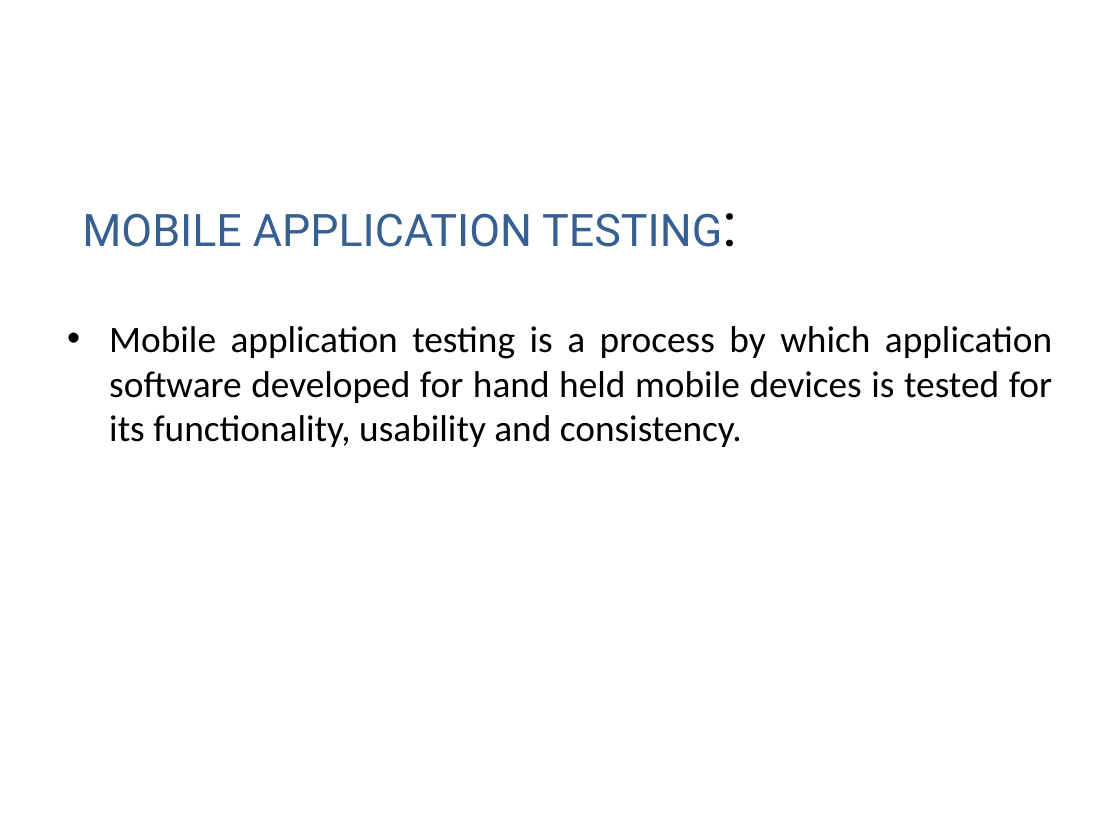
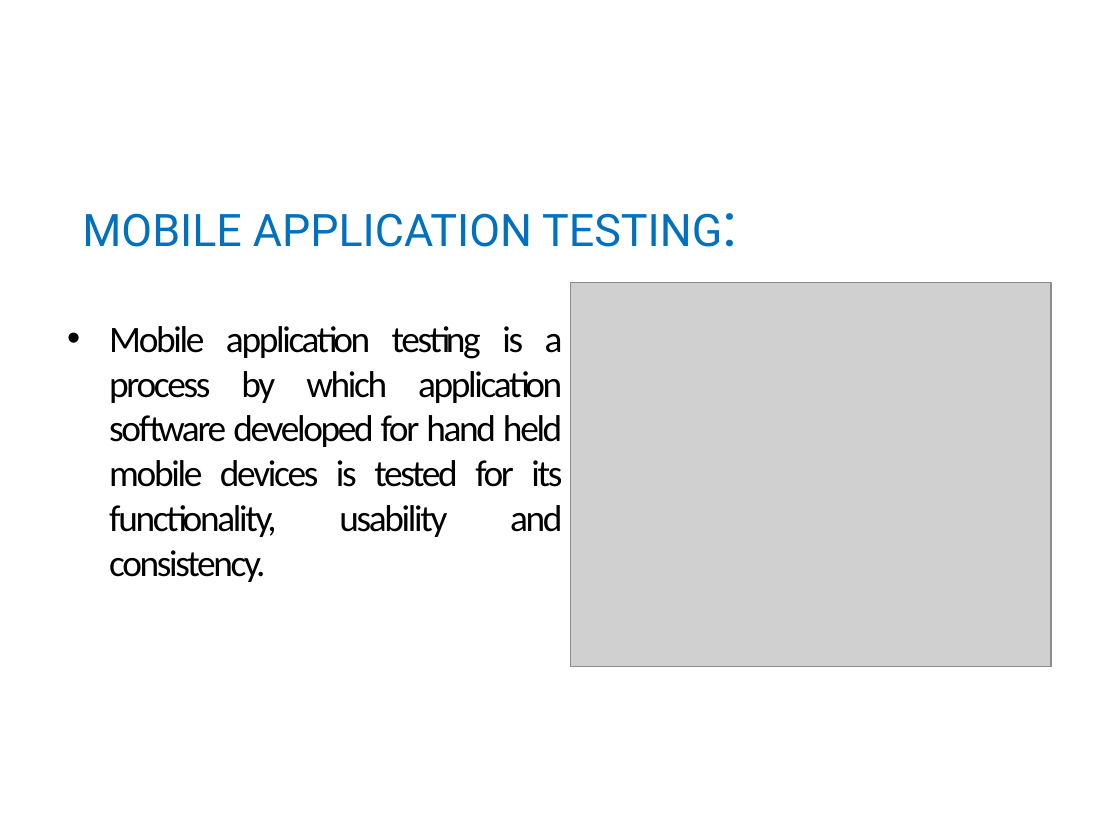
Before and after one commit to chaitumanne/ASE-Presentation, a slide deck: slide 2 of ASE_Mobile_Testing.pptx. Drawn at 1120x840 pixels with LibreOffice and Linux fonts; fonts in the diff are those of the drawing; grey boxes stand for pictures; background and template pictures are left out. Boxes give left, top, right and bottom in pixels: in the first picture for what was removed or moved away, otherwise in the second. Text is boxed around its words. In the diff, an @@ line names an element or a change of style, - is before the commit and + after.

```diff
--- a/ASE_Mobile_Testing.pptx
+++ b/ASE_Mobile_Testing.pptx
@@ title "MOBILE APPLICATION TESTING:" at (82, 213, 722, 247): text colour #376092 to #0070C0; text colour #000000 to #0070C0 in "TESTING:" @@
@@ picture added at (570, 282, 1051, 666) @@
@@ text "Mobile application testing is a ..." at (109, 326, 563, 582): letter spacing 0 to -1.5 pt; columns 1 to 2 @@
```
Also in this commit, not shown: 5 other slides changed, 4 slides added.
